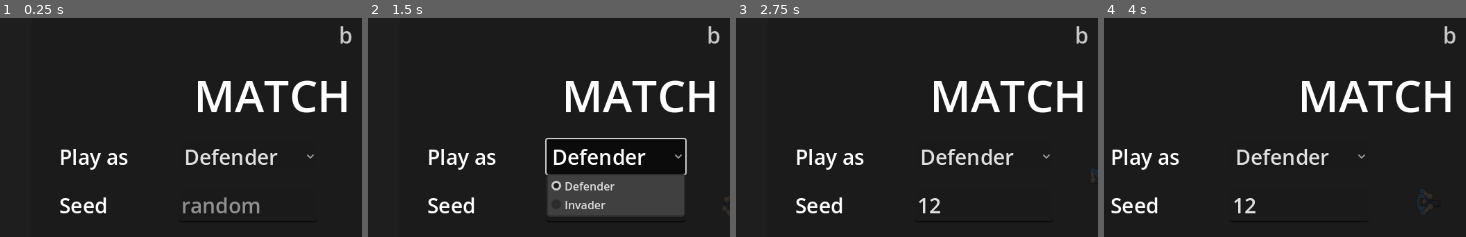
Above: before the commit, frames 1-4 (left to right).
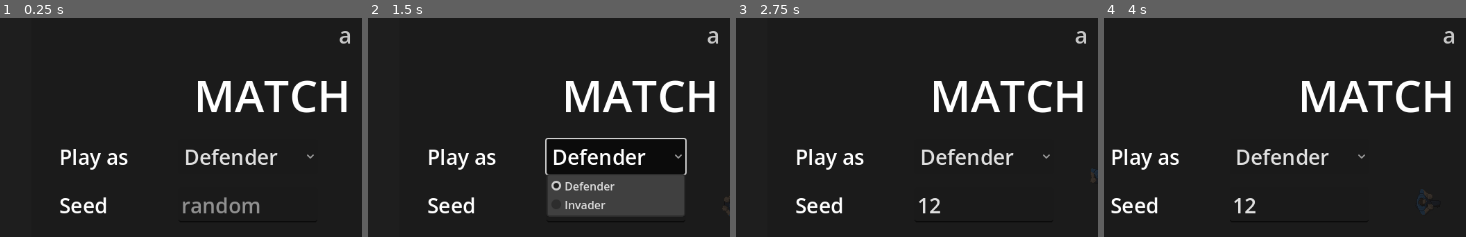
Above: after the commit, the same moments.

Repository: AnthonyThomasson/Example-Godot
Game: Godot game, scene res://scenes/main.tscn
Two runs of this game, one before a commit and one after it. Both use one fixed random seed, a clock stepped at 60 frames per second and the inputs below.
Inputs (mouse positions are % of the whole screen's width and height, from its top left):
- Up to frame 1 (0.25 s): no input
- Up to frame 2 (1.5 s): click (34, 50) at 0.52 s; type "12" at 0.6 s; click "Defender" at 1.25 s
- Up to frame 3 (2.75 s): click "Random" at 2 s
- Up to frame 4 (4 s): click "Random" at 2.75 s; tap Enter at 3.5 s; move the mouse to (72, 44) at 3.52 s; hold Up from 3.53 s (still down); tap Space (interact) at 3.6 s; click (72, 44) at 3.67 s; tap V (kick) at 3.8 s
The pictures show only the part of the screen within x 0-50%, y 8-57%; the shares and areas given below are measured in that part.

The runs differ from the first frame. In frame 1, 0.2% of the frame differs, in the area x 93-98%, y 3-12%; in frame 2, 0.2%; in frame 3, 0.2%; in frame 4, 0.2%.

Commit message:
Merge the interaction's and the vehicle use's clear-then-restore-collision copies into Character.keep_clear_of
Checklist R4: both _overlaps, both CLEAR_MARGIN and both tick blocks go; the character's check also forgets a freed body.

Co-Authored-By: Claude Opus 5.5 <noreply@anthropic.com>

Diff:
--- a/scenes/character/character.gd
+++ b/scenes/character/character.gd
@@ -117,6 +117,8 @@
 
 ## The `hit_landed` hand code of a leg kick (0/1 are the punching hands, -1 a shot).
 const KICK_HAND := 2
+## Extra gap (px) around the body before the collision with a body it left (`keep_clear_of`) is restored.
+const CLEAR_MARGIN := 3.0
 
 ## Interaction component (Interaction domain): finds and runs object interactions. Composed in
 ## code like the other components; the character only forwards `try_interact()` and reads
@@ -138,6 +140,8 @@
 @onready var _controller := _find_controller()
 var _interaction: Node  ## The CharacterInteraction child, built in _ready().
 var _vehicle_use: Node  ## The CharacterVehicleUse child, built in _ready().
+## The bodies just left (an interaction's object, a vehicle) whose collision exception waits for the body to clear them.
+var _clearing: Array = []  # untyped: a body freed while waiting stays in it until the next check
 
 
 func _ready() -> void:
@@ -182,6 +186,12 @@
 
 
 func _physics_process(delta: float) -> void:
+	_physics_step(delta)
+	_restore_cleared()
+
+
+## One physics frame of the body: a dead one's ragdoll, else the controller's intent, the ride or interaction, and the walk.
+func _physics_step(delta: float) -> void:
 	if is_dead:
 		ragdoll.step(delta, get_world_2d().direct_space_state, global_position)
 		if ragdoll.is_settled() and not _bled_out:
@@ -394,6 +404,49 @@
 	_legs.clear()
 	_kick.clear()
 	pose.update(delta, facing, _ride_step, speed, _stances(), _hands.punch_amounts())
+
+
+## Keep the collision exception with `body` (one the character just left: an interaction's object, a vehicle) until the
+## body (its circle plus `CLEAR_MARGIN`) no longer overlaps it, then drop it, so restoring the collision never finds an
+## overlap for the solver to eject either out of. A freed body is forgotten.
+func keep_clear_of(body: Node) -> void:
+	if not _clearing.has(body):
+		_clearing.append(body)
+
+
+## Stop waiting to clear `body` (the character is back on or in it, so its exception stays); true when it was waiting.
+func stop_clearing(body: Node) -> bool:
+	if not _clearing.has(body):
+		return false
+	_clearing.erase(body)
+	return true
+
+
+## Drop the collision exception with each body `keep_clear_of` waits on that the body has cleared (once a physics frame,
+## after the move).
+func _restore_cleared() -> void:
+	for i in range(_clearing.size() - 1, -1, -1):
+		var body = _clearing[i]  # untyped, as the list
+		if not is_instance_valid(body):
+			_clearing.remove_at(i)
+		elif not _overlaps(body):
+			remove_collision_exception_with(body)
+			_clearing.remove_at(i)
+
+
+## Whether the body (its circle plus `CLEAR_MARGIN`) overlaps `body`'s collider on the solid layer.
+func _overlaps(body: Node) -> bool:
+	var circle := CircleShape2D.new()
+	circle.radius = radius + CLEAR_MARGIN
+	var params := PhysicsShapeQueryParameters2D.new()
+	params.shape = circle
+	params.collision_mask = PhysicsLayers.SOLID
+	params.exclude = [get_rid()]
+	params.transform = Transform2D(0.0, global_position)
+	for result in get_world_2d().direct_space_state.intersect_shape(params, 32):
+		if result["collider"] == body:
+			return true
+	return false
 
 
 ## The active interaction's HUD label, or "" when idle.
--- a/scenes/interaction/character_interaction.gd
+++ b/scenes/interaction/character_interaction.gd
@@ -19,27 +19,13 @@
 
 ## Physics layer the reach query tests (General's `PhysicsLayers.SOLID` — walls + solid furniture).
 const QUERY_MASK := PhysicsLayers.SOLID
-## Extra gap (px) required around the body before an object's collision is re-enabled on exit.
-const CLEAR_MARGIN := 3.0
 
 var _active: Dictionary = {}     ## The active interaction spec, or empty when idle.
 var _active_object: Node = null  ## The object the active interaction belongs to.
 ## Where the character stood when the interaction began; it returns here on exit.
 var _return_position := Vector2.ZERO
-## Object whose collision exception is pending removal once the body has cleared it (see below).
-var _clearing_object: Node = null
 
 @onready var _character := get_parent()  ## Character (CharacterBody2D) — position, aim, inventory.
-
-
-func _physics_process(_delta: float) -> void:
-	# Re-enable collision with a just-left object only once the body has fully separated from it,
-	# so restoring collision never finds an overlap for the solver to eject the object out of.
-	if _clearing_object == null:
-		return
-	if not _overlaps(_clearing_object):
-		_character.remove_collision_exception_with(_clearing_object)
-		_clearing_object = null
 
 
 ## Toggle interaction: end the current one (moving back), or start the best one in range.
@@ -146,9 +132,7 @@
 	_active = spec
 	_active_object = object
 	if spec.get("move_to", false):
-		if _clearing_object == object:
-			_clearing_object = null  # Re-entering the same object: keep its existing exception.
-		else:
+		if not _character.stop_clearing(object):  # Re-entering the object just left keeps its existing exception.
 			_character.add_collision_exception_with(object)
 		_character.global_position = object.global_position
 
@@ -161,27 +145,12 @@
 	call_deferred("_teardown")
 
 
-## Restore the character to its start spot and hand the object off to the clearing check, which
+## Restore the character to its start spot and hand the object off to the character's `keep_clear_of`, which
 ## re-enables collision only once the body has separated from it (so no separation kick). Runs
 ## outside the physics step (deferred from _end), then clears the busy state.
 func _teardown() -> void:
 	_character.global_position = _return_position
 	if _active_object != null and _active.get("move_to", false):
-		_clearing_object = _active_object
+		_character.keep_clear_of(_active_object)
 	_active = {}
 	_active_object = null
-
-
-## Whether the body (its circle plus a clearance margin) currently overlaps `object`'s collider.
-func _overlaps(object: Node) -> bool:
-	var shape := CircleShape2D.new()
-	shape.radius = _character.radius + CLEAR_MARGIN
-	var params := PhysicsShapeQueryParameters2D.new()
-	params.shape = shape
-	params.collision_mask = QUERY_MASK
-	params.exclude = [_character.get_rid()]
-	params.transform = Transform2D(0.0, _character.global_position)
-	for result in get_world_2d().direct_space_state.intersect_shape(params, 32):
-		if result.collider == object:
-			return true
-	return false
--- a/scenes/vehicle/character_vehicle_use.gd
+++ b/scenes/vehicle/character_vehicle_use.gd
@@ -6,25 +6,12 @@
 ## so the ride overrides that frame's intent) and `abandon()` on death. It finds vehicles through the group `vehicles`
 ## and steps the character's ride (vehicle_boarding.gd), which moves the character through its own walk and its ride API
 ## (`set_ride_pose`, `end_ride`). While the ride lasts the character keeps a collision exception with the vehicle; once
-## it is out, the exception is dropped as soon as the body has cleared the vehicle, so getting out never shoves it.
-
-## Extra gap (px) around the body before the vehicle's collision is restored after a ride.
-const CLEAR_MARGIN := 3.0
+## it is out, it hands the vehicle to the character's `keep_clear_of`, which drops the exception as soon as the body has
+## cleared the vehicle, so getting out never shoves it.
 
 var _ride: RefCounted  ## The ride under way (VehicleBoarding), from the E press to the last step out; null on foot.
-var _clearing: Node2D  ## The vehicle just left, whose collision exception waits for the body to clear it.
 
 @onready var _character: Node2D = get_parent()
-
-
-func _physics_process(_delta: float) -> void:
-	if _clearing == null or _ride != null:
-		return
-	if not is_instance_valid(_clearing):
-		_clearing = null
-	elif not _overlaps(_clearing):
-		_character.remove_collision_exception_with(_clearing)
-		_clearing = null
 
 
 ## E: seated, get out (braking or waiting for the vehicle to slow first); on foot, board by the door whose handle is
@@ -48,8 +35,7 @@
 		var ride: RefCounted = c["vehicle"].board(_character, c["door"])
 		if ride != null:
 			_ride = ride
-			if _clearing == c["vehicle"]:
-				_clearing = null  # Back into the vehicle just left: its exception stays.
+			_character.stop_clearing(c["vehicle"])  # Back into the vehicle just left: its exception stays.
 			return
 
 
@@ -68,8 +54,8 @@
 	return _ride != null
 
 
-## Step the ride one physics frame (the character calls it after its controller). Once the character is out, its
-## collision with the vehicle is restored as soon as it has cleared the body.
+## Step the ride one physics frame (the character calls it after its controller). Once the character is out, the
+## vehicle goes to the character's `keep_clear_of`, which restores their collision as soon as it has cleared the body.
 func control(delta: float) -> void:
 	if _ride == null:
 		return
@@ -79,7 +65,7 @@
 		return
 	_ride.step(delta)
 	if _ride.is_done():
-		_clearing = _ride.vehicle
+		_character.keep_clear_of(_ride.vehicle)
 		_ride = null
 
 
@@ -89,21 +75,6 @@
 		return
 	if is_instance_valid(_ride.vehicle):
 		_ride.abandon()
-		_clearing = _ride.vehicle
+		_character.keep_clear_of(_ride.vehicle)
 	_ride = null
 	_character.end_ride()
-
-
-## Whether the body (its circle plus a margin) overlaps `left`'s body.
-func _overlaps(left: Node2D) -> bool:
-	var shape := CircleShape2D.new()
-	shape.radius = _character.radius + CLEAR_MARGIN
-	var params := PhysicsShapeQueryParameters2D.new()
-	params.shape = shape
-	params.collision_mask = PhysicsLayers.SOLID
-	params.exclude = [_character.get_rid()]
-	params.transform = Transform2D(0.0, _character.global_position)
-	for result in _character.get_world_2d().direct_space_state.intersect_shape(params, 16):
-		if result["collider"] == left:
-			return true
-	return false
